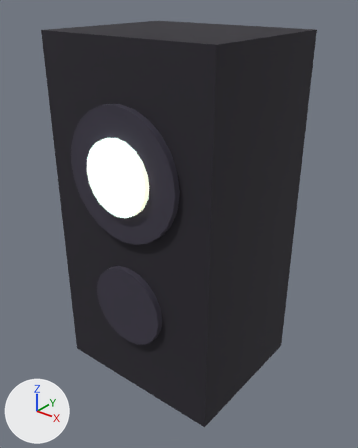
Two versions of the glTF model public/assets/props/prop_club_speaker_ph.glb, one commit apart.
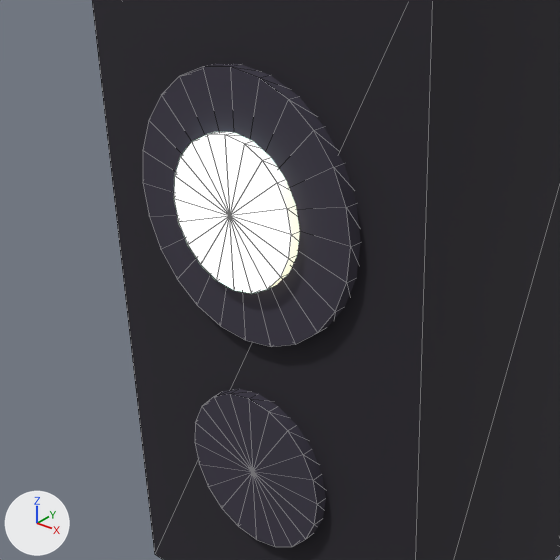
Old and new are each drawn whole from a 50 mm camera at (1.41, -1.767, 1.878) aimed at (0.025, -0.036, 0.805) and again close up on the part from 0% to 78% of the width and 16% to 78% of the height. Arrows for +X, +Y and +Z are at lower left; the lights stay in place. The last two pictures show the newer version. The close-ups show mesh edges as thin lines. Vertices at exactly the same position are counted once.

Before the edit, the objects in view are built like this:
```python
me_prop_club_speaker = bpy.data.meshes.new('prop_club_speaker')
me_prop_club_speaker.from_pydata(...)  # 148 vertices, 268 faces; spans x -0.45..0.45, y -0.43..0.38, z 0.0..1.7
# faces by material slot: [188, 80]
me_prop_club_speaker.materials.append(mat_base)
me_prop_club_speaker.materials.append(mat_glow)
ob_prop_club_speaker = bpy.data.objects.new('prop_club_speaker', me_prop_club_speaker)
ob_prop_club_speaker.location = (0.0, 0.0, 0.0)
```
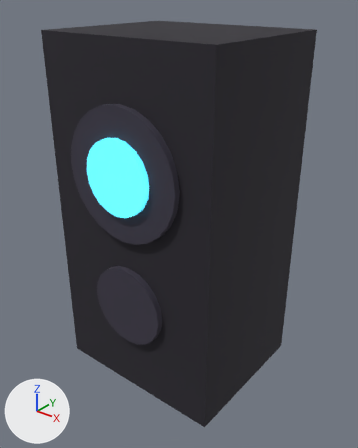
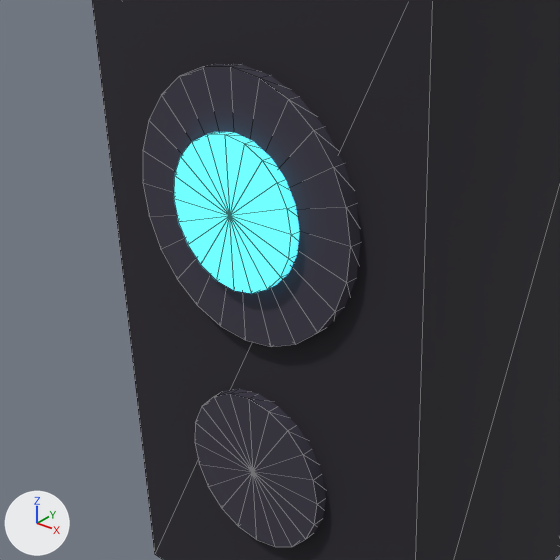
The change, as a list of edits to the scene's bpy script:
```text
Add mat_neoncyan:
    mat_neoncyan = bpy.data.materials.new('neonCyan')
    mat_neoncyan.use_nodes = True; mat_neoncyan.node_tree.nodes.clear()
    _N = mat_neoncyan.node_tree.nodes; _L = mat_neoncyan.node_tree.links
    n0 = _N.new('ShaderNodeBsdfPrincipled'); n0.name = 'Principled BSDF'
    n0.inputs[27].default_value = (0.1, 0.77, 1.0, 1.0)  # 'Emission Color', cyan #59e3ff
    n0.inputs[28].default_value = 1.0  # 'Emission Strength'
    n1 = _N.new('ShaderNodeOutputMaterial'); n1.name = 'Material Output'
    n2 = _N.new('ShaderNodeVertexColor'); n2.name = 'Color Attribute'
    _L.new(n0.outputs[0], n1.inputs[0])  # 'BSDF' to 'Surface'
    _L.new(n2.outputs[0], n0.inputs[0])  # 'Color' to 'Base Color'
Change me_prop_club_speaker:
    where me_prop_club_speaker.from_pydata(...)  # 148 vertices, 268 faces; spans x -0.45..0.45, y -0.43..0.38, z 0.0..1.7
    used by ob_prop_club_speaker; location = (0.0, 0.0, 0.0)
    me_prop_club_speaker part 1: all 80 faces that had it switch from mat_glow to mat_neoncyan
```

Location of each change, [x1, y1, x2, y2] in pixels of the close-ups (560 x 560 px):
part 1 of me_prop_club_speaker, recoloured
    both: [174, 132, 300, 294]
